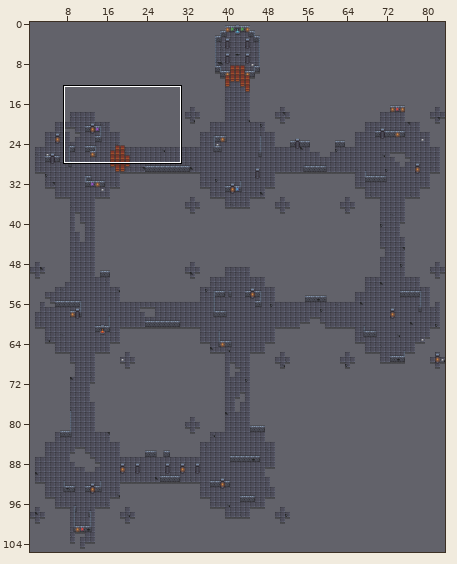
An edit to a level. Tiled map (JSON), assets/tilemaps/level-1-floor-4.json. Above: a wide view before the commit, with the close-up outlined.
Close-up. The starting point:
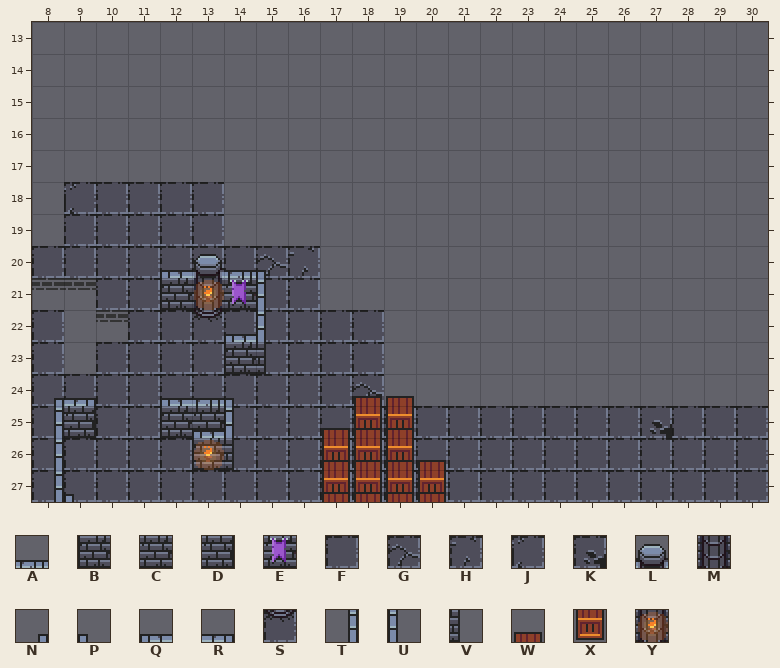
Cells are 32x32 px. Shown: x 8..30, y 13..27.
Key: from "tileset": A 2, B 8, C 9, D 10, E 14, F 29, G 30, H 31, J 37, K 38, L 41, M 48, N 49, P 50, Q 51, R 52, S 55, T 56, U 57, V 64, W 76, X 83, Y 85.
_ is an empty cell, # one hidden under a higher layer.
Layers that did not change in this view are not listed.
Layer "walkable" before, first column x 8:
13 _______________________
14 _______________________
15 _______________________
16 _______________________
17 _______________________
18 _JFFFF_________________
19 _FFFFF_________________
20 FFFFFFFGH______________
21 __FF###FF______________
22 F__FFSFFFFF____________
23 F_FFFF#FFFF____________
24 FFFFFFFFFFG____________
25 F#FF##FFFFFFFFFFFFFKFFF
26 FFFFF#FFFFFFFFFFFFFFFFF
27 FFFFFFFFFFFFFFFFFFFFFFF
Layer "block" before, first column x 8:
13 _______________________
14 _______________________
15 _______________________
16 _______________________
17 _______________________
18 _______________________
19 _______________________
20 _______________________
21 ____BMEU_______________
22 _______U_______________
23 ______BV_______________
24 _______________________
25 TD__BCU___XX___________
26 T____BV__XXX___________
27 T________XXXX__________
Layer "above" before, first column x 8:
13 _______________________
14 _______________________
15 _______________________
16 _______________________
17 _______________________
18 _______________________
19 _______________________
20 ____QLAP_______________
21 _______________________
22 ______Q________________
23 _______________________
24 NR__QAP___WW___________
25 _____Q___WWW___________
26 _________WWWW__________
27 _P_______WWWW__________
After:
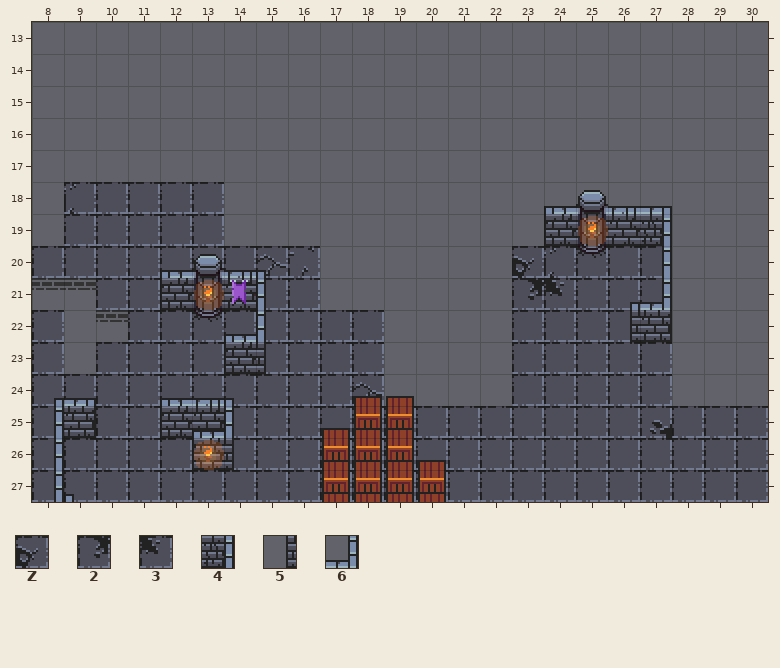
Further tiles: from "tileset": Z 36, 2 43, 3 44, 4 59, 5 63, 6 66.
See-through tiles are keyed as they look on the map.
From old to new:
Changed rows in their new state; . is an unchanged cell.
Layer "walkable":
first column x 23:
20 ZJSFF
21 23FFF
22 FFFF.
23 FFFFF
24 FFFFF
Layer "block":
first column x 24:
19 BMC4
20 ...T
21 ...6
22 ..5D
Layer "detail":
first column x 25:
19 Y
Layer "above":
first column x 24:
18 QLAR
21 ..N.
Pixel boxes of the changes (left, top, right, bottom) in both close-ups:
added: (512, 190, 672, 406)
